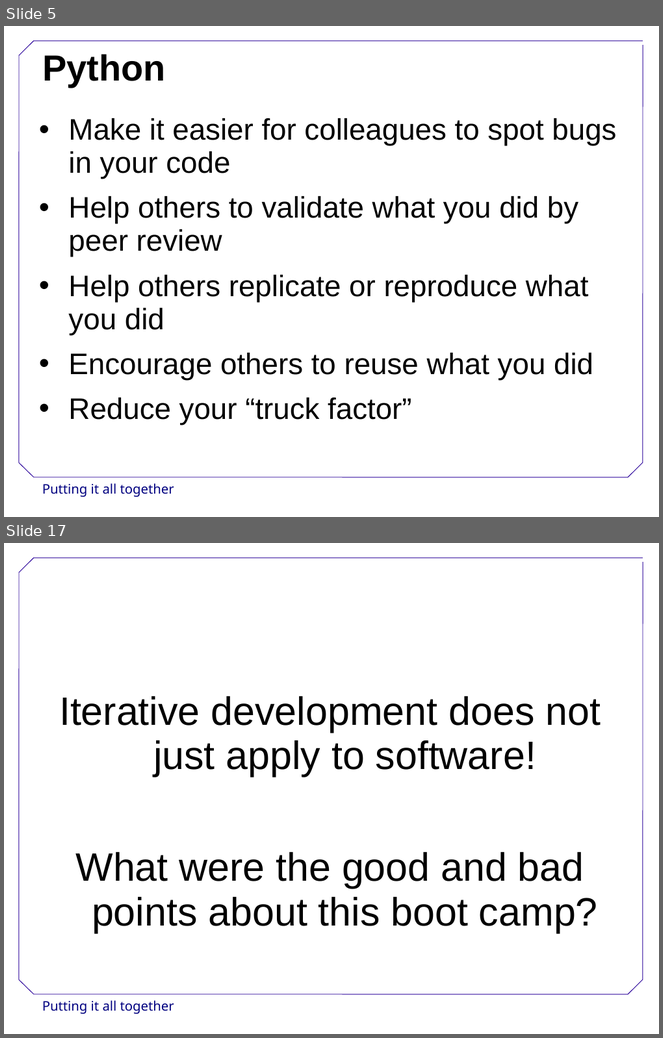
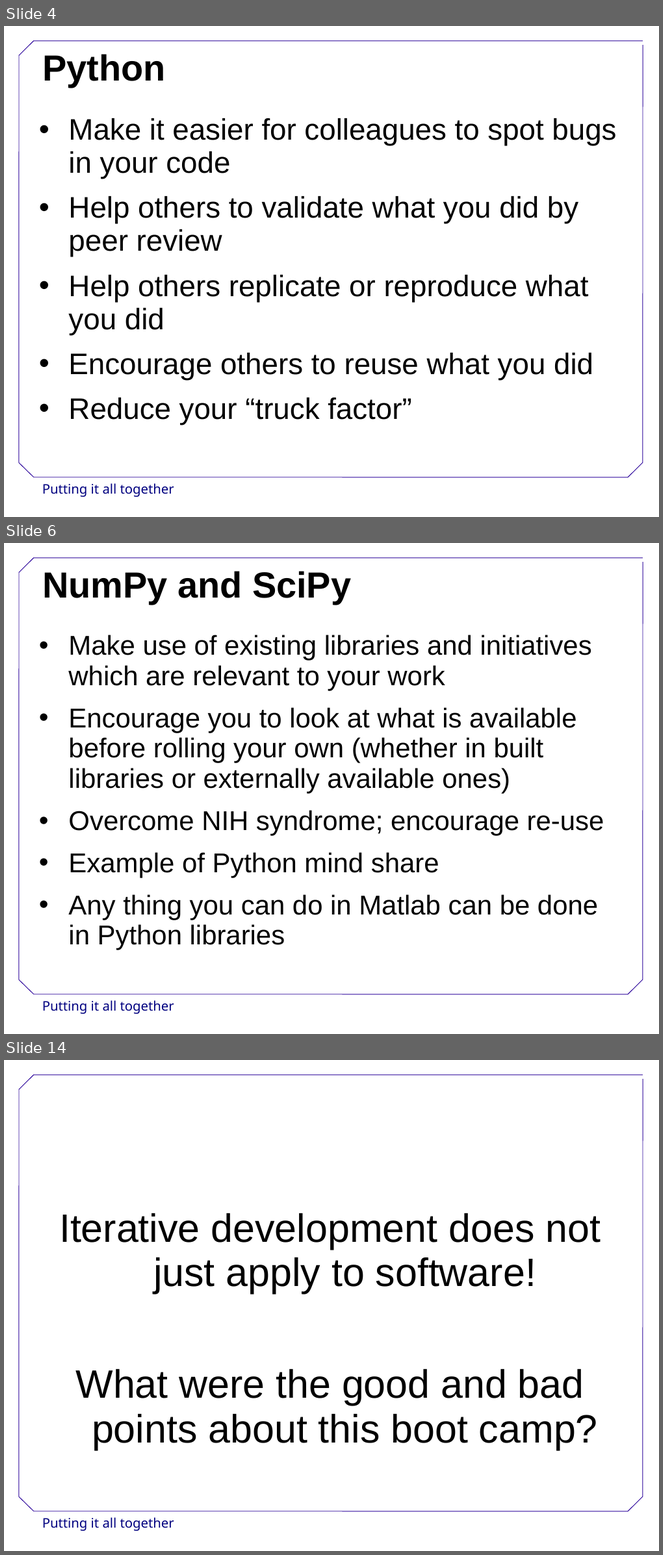
Before and after one commit to swcarpentry/DEPRECATED-boot-camps, a slide deck: slides/PuttingItAllTogether.ppt. Shown one above the other, each under a label of ours: slides 5 and 17 before the commit, slides 4, 6 and 14 after it; the slides between them are not shown. The pictures are 663x1038 and 663x1555 pixels, drawn with LibreOffice and Linux fonts; fonts in the diff are those of the drawing; background and template pictures are left out. Boxes give left, top, right and bottom in pixels: in the first picture for what was removed or moved away, otherwise in the second. Text is boxed around its words. In the diff, an @@ line names an element or a change of style, - is before the commit and + after.

```diff
--- a/slides/PuttingItAllTogether.ppt
+++ b/slides/PuttingItAllTogether.ppt
@@ slide 6 added at (4,543,659,1034), background #FFFFFF; not listed: 9 template elements that a slide beside it also shows @@
@@ title added at (42,571,351,604), 44 pt, text #000000, bold @@
+NumPy and SciPy
@@ text added at (68,635,605,951), 33 pt, text #000000 @@
+• Make use of existing libraries and initiatives which are relevant to your work
+• Encourage you to look at what is available before rolling your own (whether in built libraries or externally available ones)
+• Overcome NIH syndrome; encourage re-use
+• Example of Python mind share
+• Any thing you can do in Matlab can be done in Python libraries
@@ what was slide 5 is now slide 4 @@
@@ what was slide 17 is now slide 14 @@
```
Also in this commit, not shown: 5 slides changed, 5 other slides added, 11 slides removed, 6 other files.
